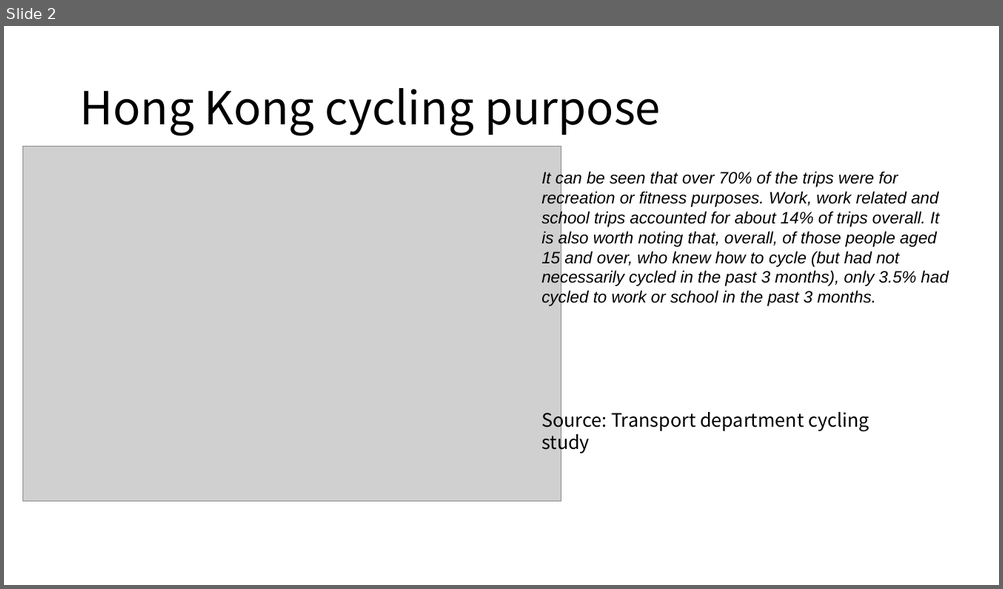
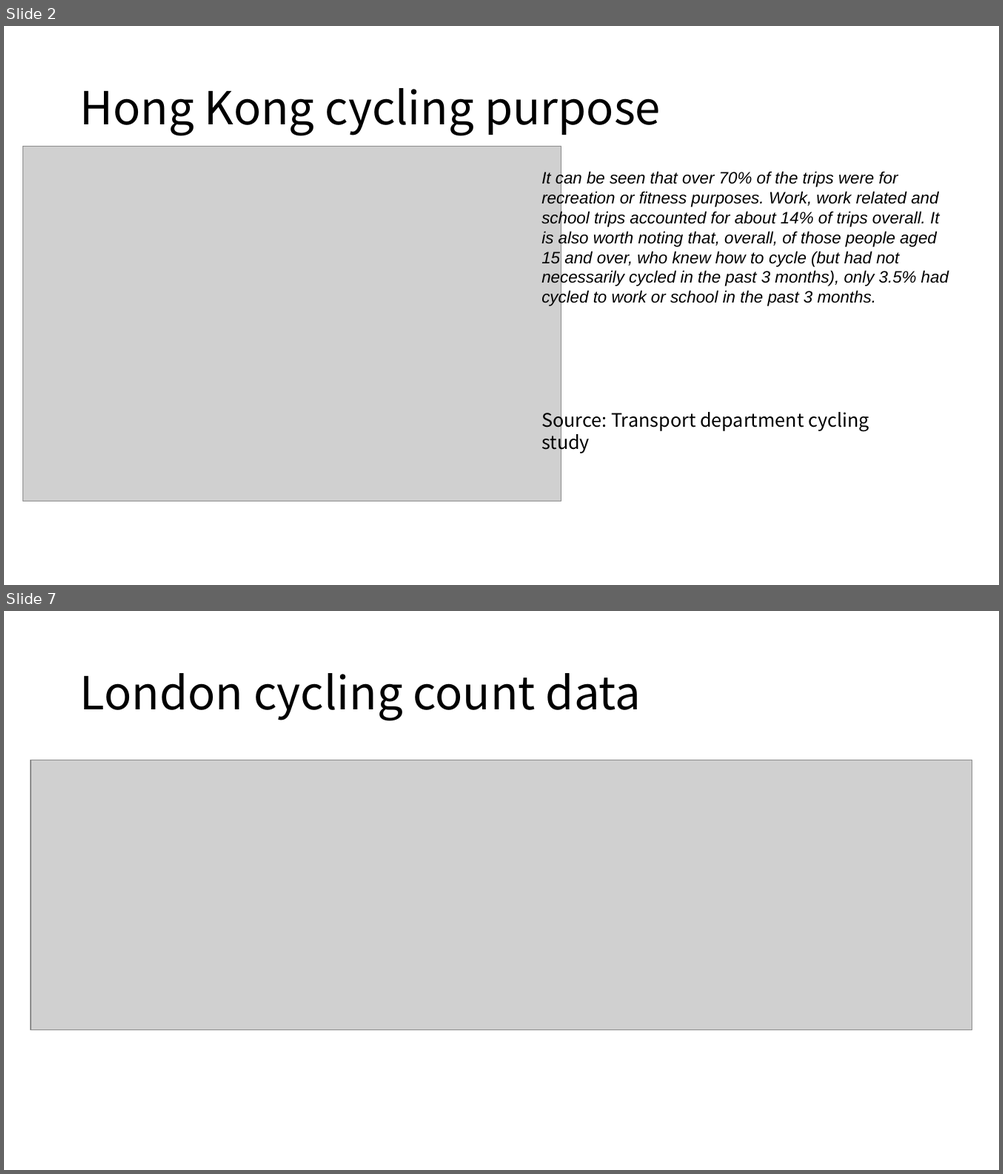
Before and after one commit to CeHouGIS/bike-motivation-difference, a slide deck: slides/演示文稿2.pptx. Shown one above the other, each under a label of ours: slide 2 before the commit, slides 2 and 7 after it; the slides between them are not shown. The pictures are 1003x589 and 1003x1174 pixels, drawn with LibreOffice and Linux fonts; fonts in the diff are those of the drawing; grey boxes stand for pictures. Boxes give left, top, right and bottom in pixels: in the first picture for what was removed or moved away, otherwise in the second. Text is boxed around its words. In the diff, an @@ line names an element or a change of style, - is before the commit and + after.

```diff
--- a/slides/演示文稿2.pptx
+++ b/slides/演示文稿2.pptx
@@ slide 7 added at [4, 611, 999, 1170], background #FFFFFF @@
@@ title added at [79, 673, 640, 721], 44 pt, text #000000 @@
+London cycling count data
@@ picture added at [31, 760, 973, 1031] @@
```
Also in this commit, not shown: 4 other slides added, 1 other file.
